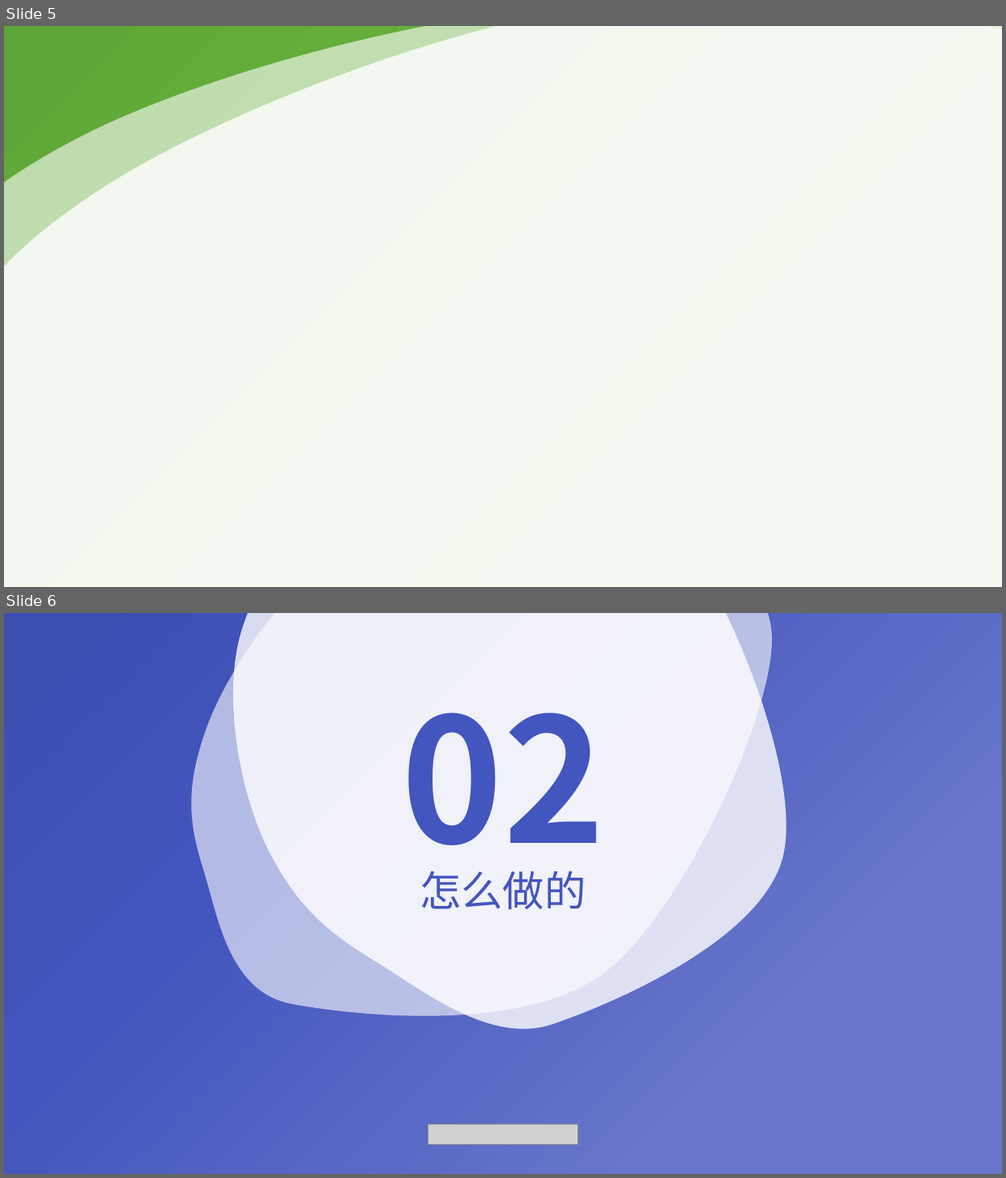
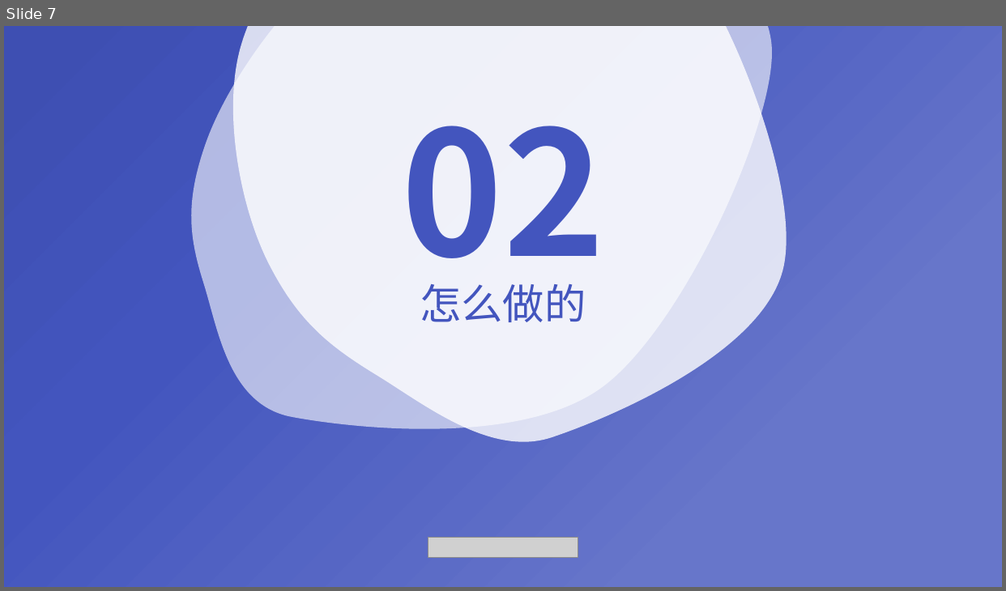
Before and after one commit to SylvesterLi/MSDNHackShanghai, a slide deck: MSDNHome.pptx. Shown one above the other, each under a label of ours: slides 5 and 6 before the commit, slide 7 after it. The pictures are 1006x1178 and 1006x591 pixels, drawn with LibreOffice and Linux fonts; fonts in the diff are those of the drawing; grey boxes stand for pictures. Boxes give left, top, right and bottom in pixels: in the first picture for what was removed or moved away, otherwise in the second. Text is boxed around its words. In the diff, an @@ line names an element or a change of style, - is before the commit and + after.

```diff
--- a/MSDNHome.pptx
+++ b/MSDNHome.pptx
@@ slide 5 removed at [4, 26, 1002, 587], background #FFFFFF @@
@@ rectangle removed at [4, 26, 1002, 587] @@
@@ freeform shape removed at [4, 26, 1002, 587] @@
@@ freeform shape removed at [4, 26, 1002, 587] @@
@@ what was slide 6 is now slide 7 @@
```
Also in this commit, not shown: 2 slides added, 23 other files.
